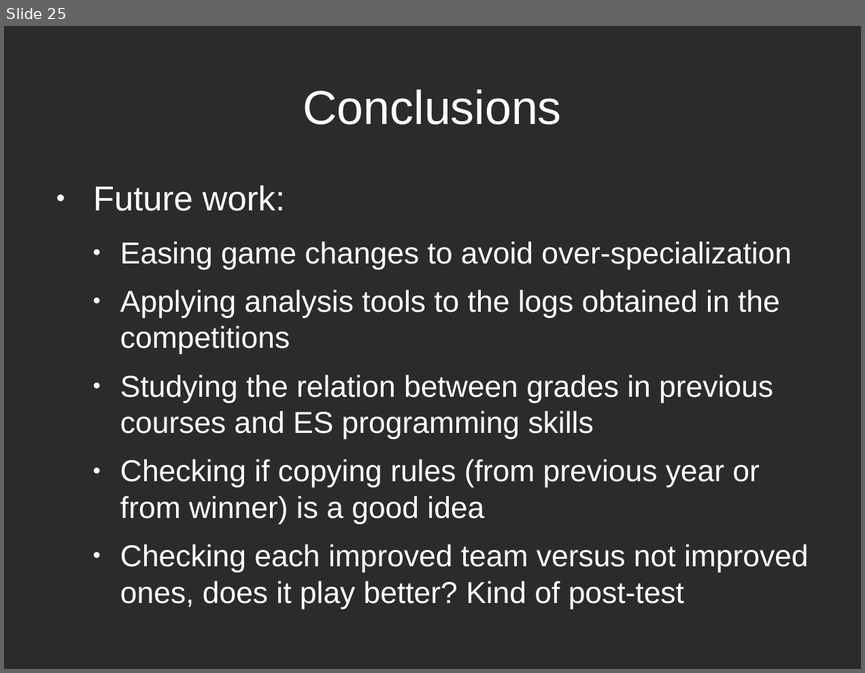
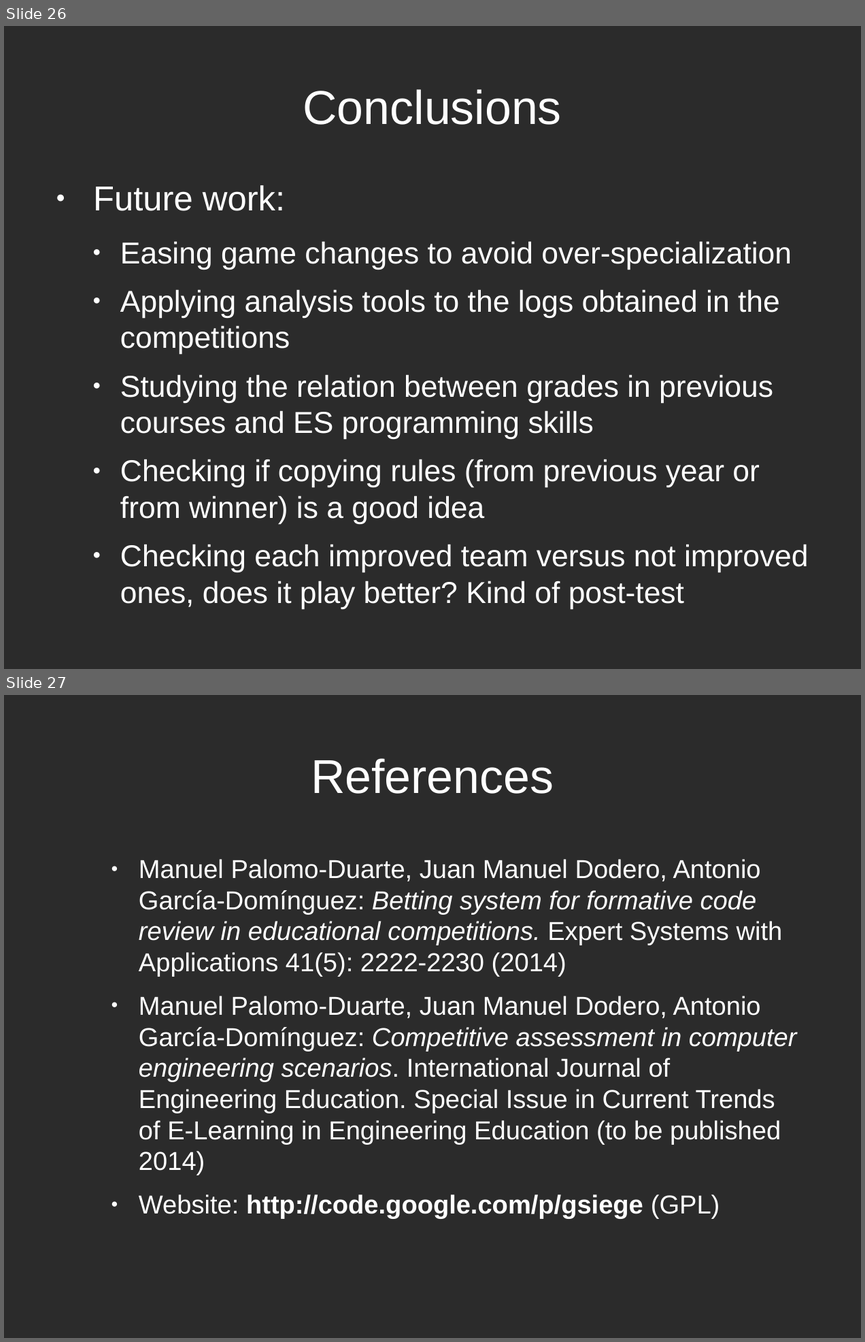
Before and after one commit to rompehielos013013013/gsiege, a slide deck: presentacion/Brunel2014/assessingCompetitions.odp. Shown one above the other, each under a label of ours: slide 25 before the commit, slides 26 and 27 after it. The pictures are 865x673 and 865x1342 pixels, drawn with LibreOffice and Linux fonts; fonts in the diff are those of the drawing; background and template pictures are left out; a plain dark background stands for a picture behind light text. Boxes give left, top, right and bottom in pixels: in the first picture for what was removed or moved away, otherwise in the second. Text is boxed around its words. In the diff, an @@ line names an element or a change of style, - is before the commit and + after.

```diff
--- a/presentacion/Brunel2014/assessingCompetitions.odp
+++ b/presentacion/Brunel2014/assessingCompetitions.odp
@@ slide 27 added at (x1=4, y1=695, x2=861, y2=1338), background picture (left out) @@
@@ title added at (x1=311, y1=758, x2=553, y2=794), 44 pt, text #FFFFFF @@
+References
@@ text added at (x1=139, y1=859, x2=797, y2=1219), 24 pt, text #FFFFFF @@
+  ● Manuel Palomo-Duarte, Juan Manuel Dodero, Antonio García-Domínguez: Betting system for formative code review in educational competitions. Expert Systems with Applications 41(5): 2222-2230 (2014)
+  ● Manuel Palomo-Duarte, Juan Manuel Dodero, Antonio García-Domínguez: Competitive assessment in computer engineering scenarios. International Journal of Engineering Education. Special Issue in Current Trends of E-Learning in Engineering Education (to be published 2014)
+  ● Website: http://code.google.com/p/gsiege (GPL)
@@ what was slide 25 is now slide 26 @@
```
Also in this commit, not shown: 9 slides changed, 3 other slides added, 2 slides removed.
